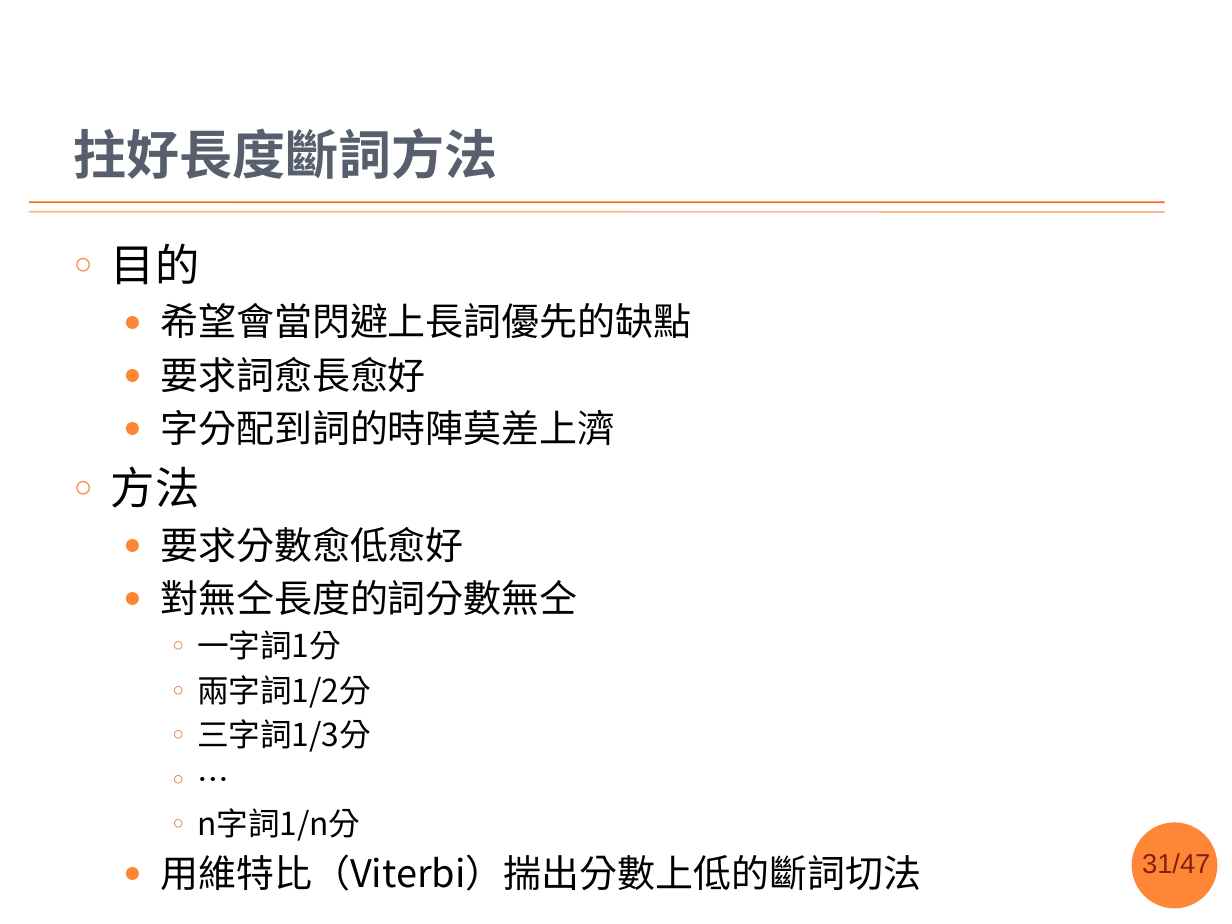
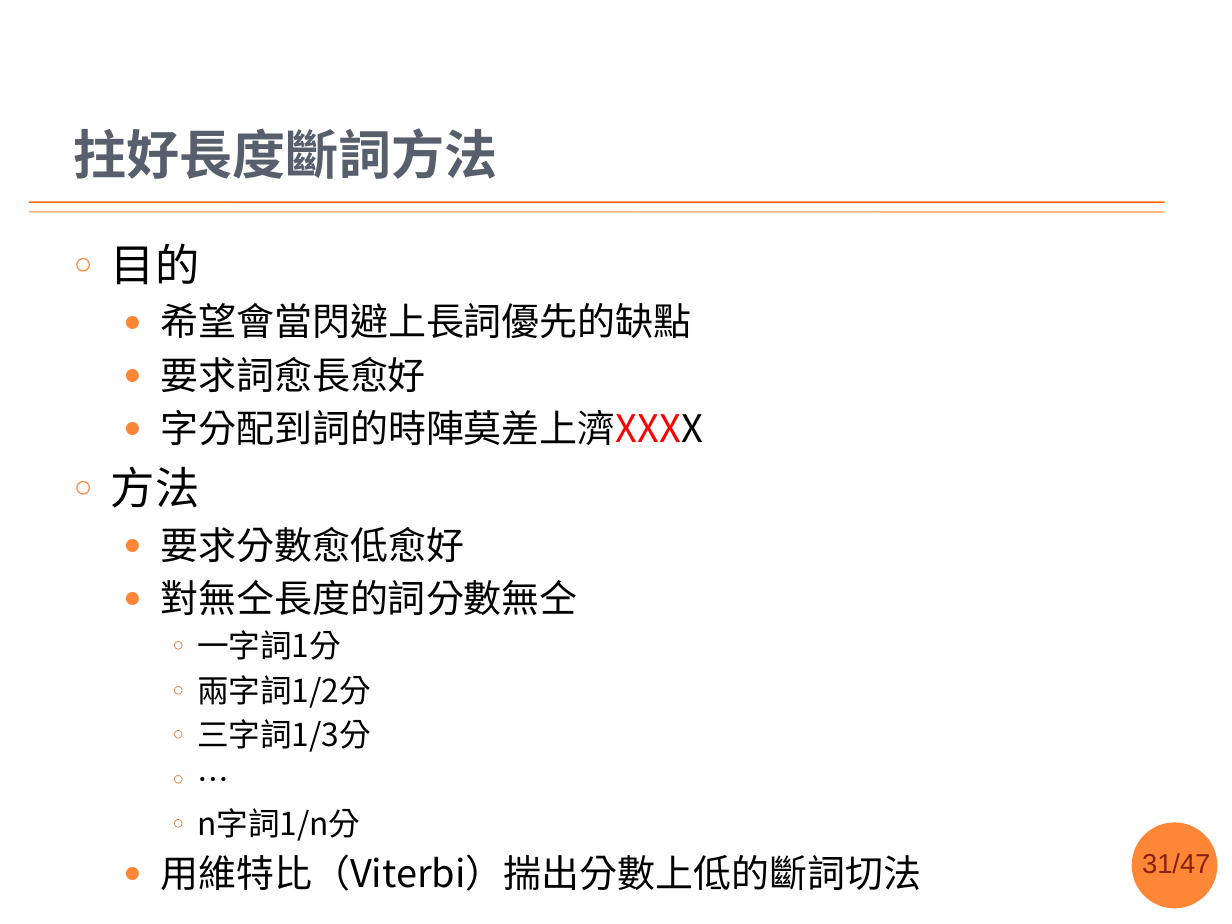
Before and after one commit to sih4sing5hong5/po3-ko3_tau5-iann2-phinn3, a slide deck: slide 31 of 翻譯報告.pptx. Drawn at 1232x924 pixels with LibreOffice and Linux fonts; fonts in the diff are those of the drawing; background and template pictures are left out. Boxes give left, top, right and bottom in pixels: in the first picture for what was removed or moved away, otherwise in the second. Text is boxed around its words. In the diff, an @@ line names an element or a change of style, - is before the commit and + after.

```diff
--- a/翻譯報告.pptx
+++ b/翻譯報告.pptx
@@ text at box(160, 410, 703, 445): text changed @@
-  ● 字分配到詞的時陣莫差上濟
+  ● 字分配到詞的時陣莫差上濟XXXX
```
Also in this commit, not shown: 15 other slides changed, 2 slides added, 2 slides removed.
